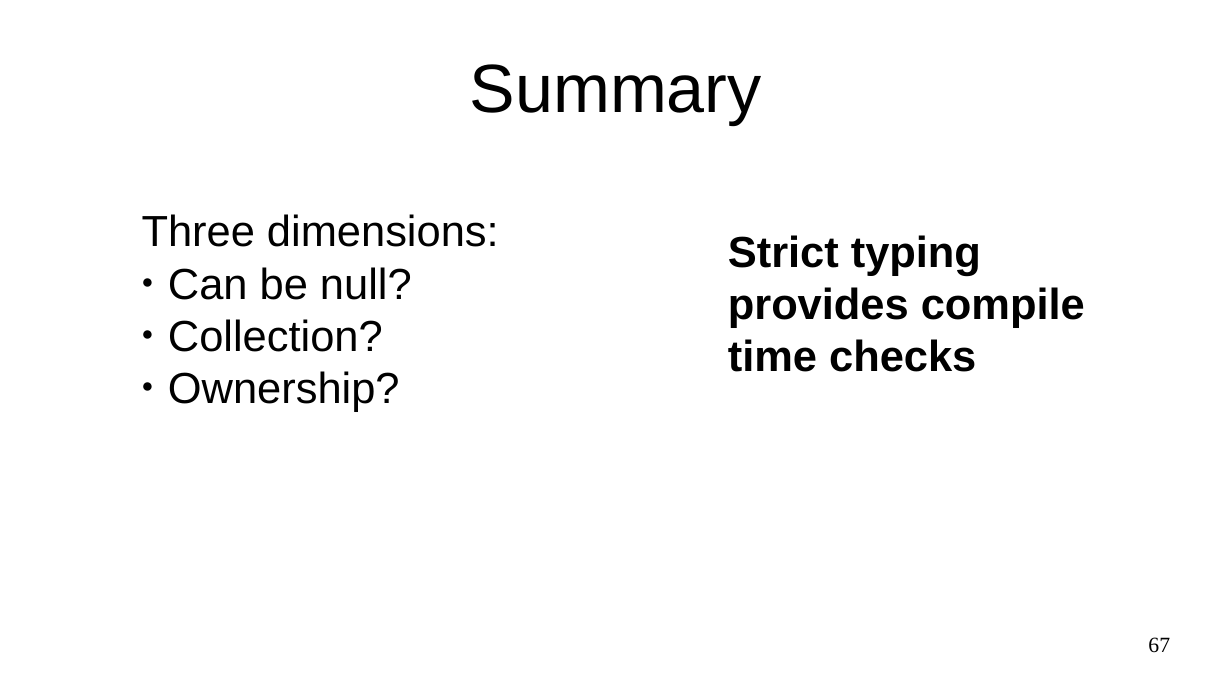
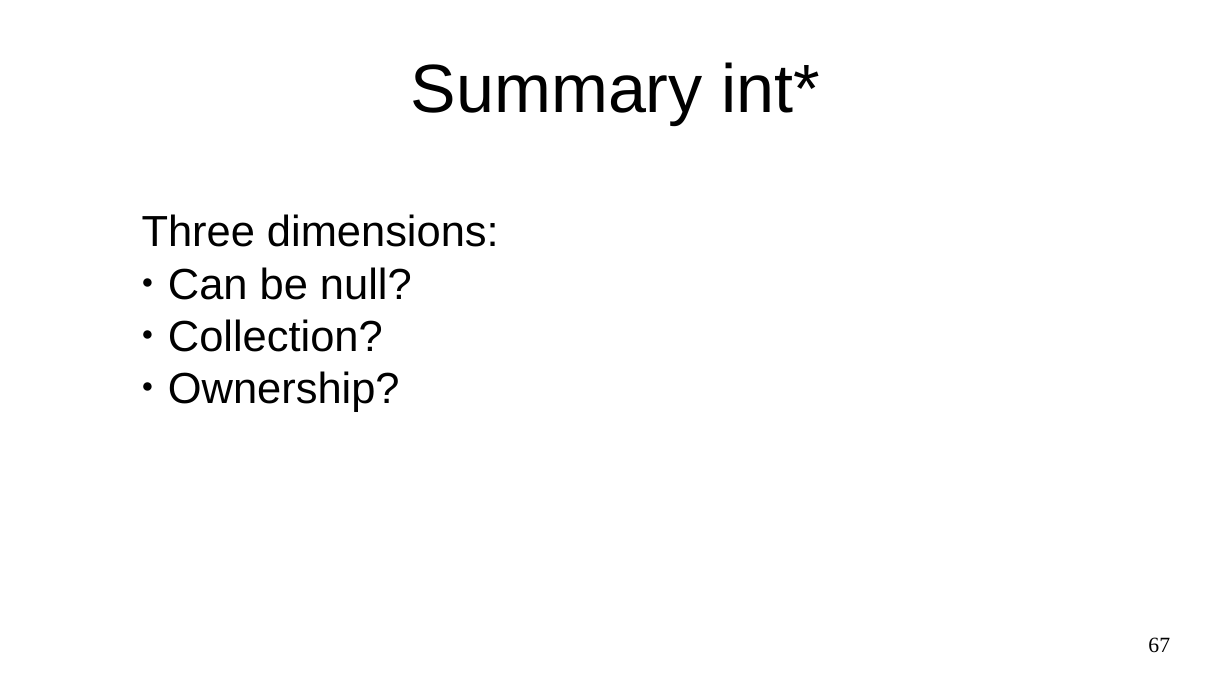
Before and after one commit to marcpawl/nullptr, a slide deck: slide 67 of slideshow.odp. Drawn at 1232x693 pixels with LibreOffice and Linux fonts; fonts in the diff are those of the drawing. Boxes give left, top, right and bottom in pixels: in the first picture for what was removed or moved away, otherwise in the second. Text is boxed around its words. In the diff, an @@ line names an element or a change of style, - is before the commit and + after.

```diff
--- a/slideshow.odp
+++ b/slideshow.odp
@@ title at bbox=[411, 62, 821, 125]: text changed @@
-Summary
+Summary int*
@@ text removed at bbox=[728, 235, 1085, 372] @@
-Strict typing
-provides compile
-time checks
```
Also in this commit, not shown: 3 other slides changed, 5 slides added, 2 slides removed, 2 other files.
